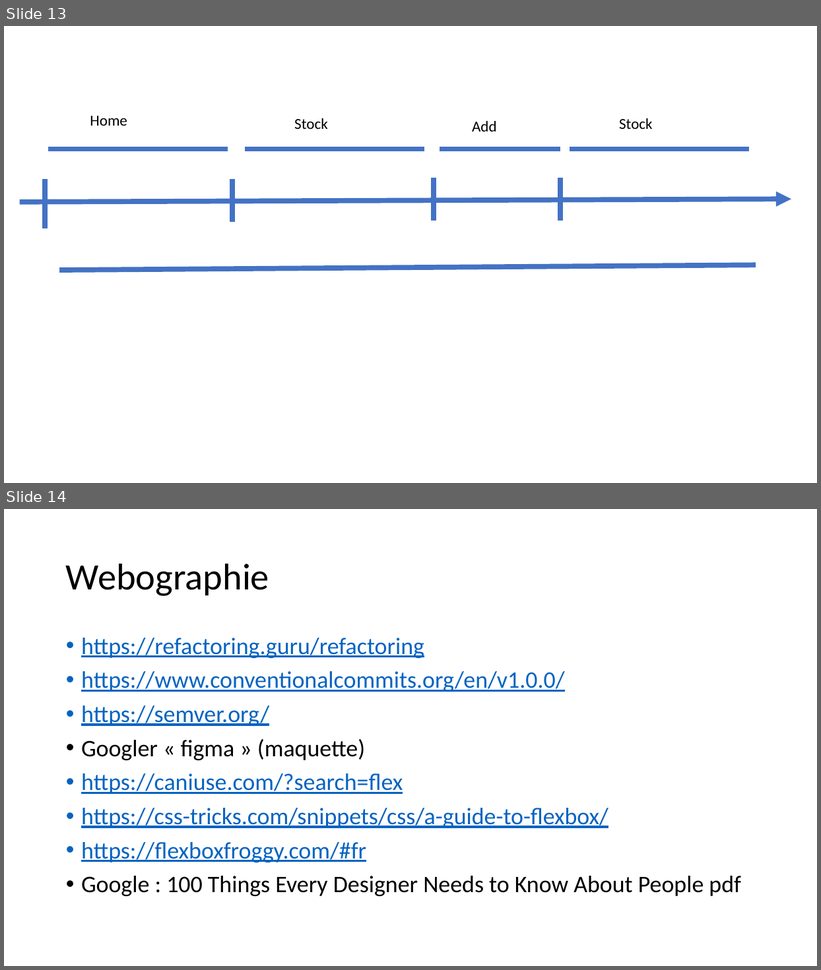
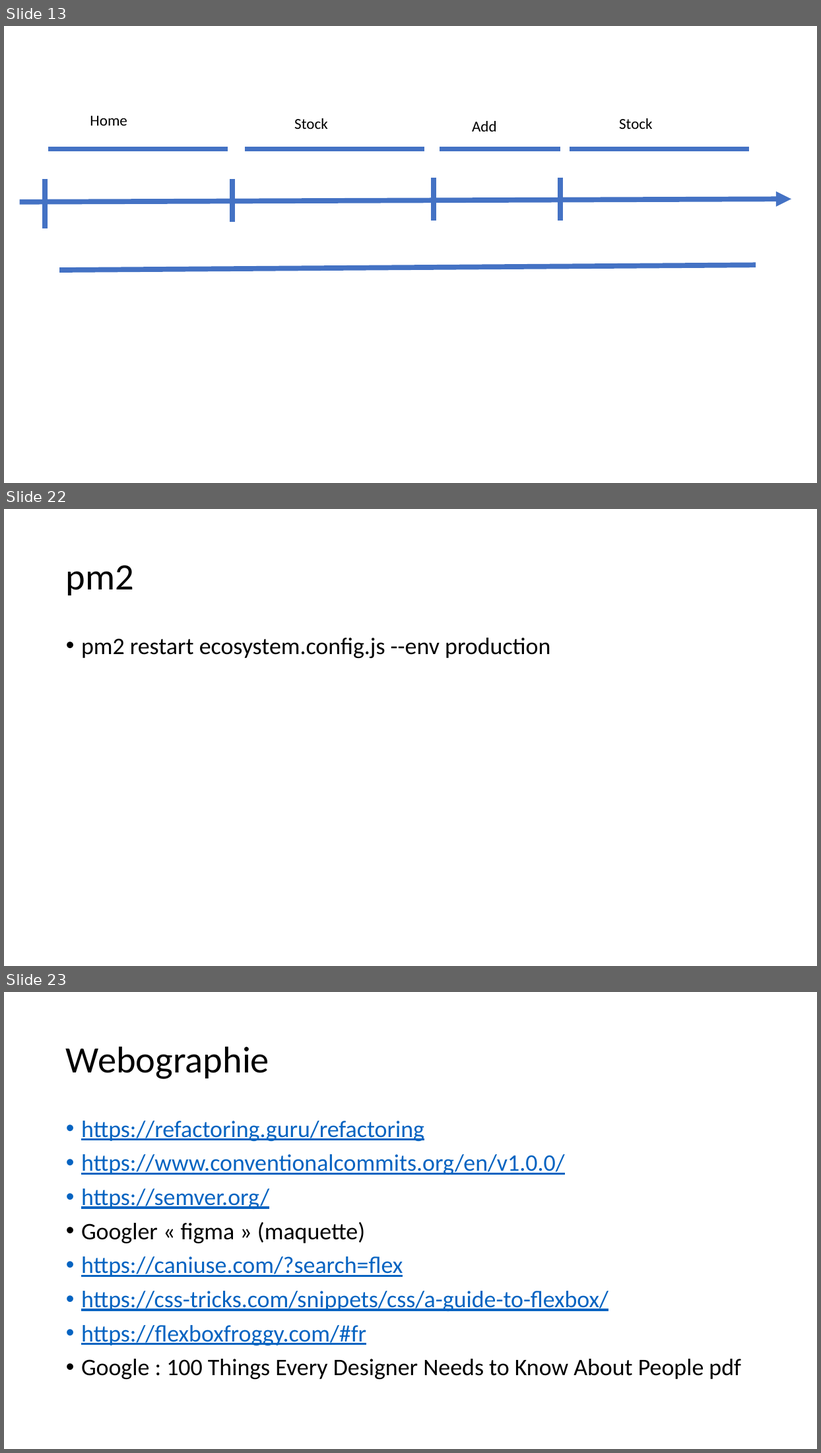
Before and after one commit to jlg-formation/fuj-juillet-2020, a slide deck: notes.pptx. Shown one above the other, each under a label of ours: slides 13 and 14 before the commit, slides 13, 22 and 23 after it; the slides between them are not shown. The pictures are 821x970 and 821x1453 pixels, drawn with LibreOffice and Linux fonts; fonts in the diff are those of the drawing. Boxes give left, top, right and bottom in pixels: in the first picture for what was removed or moved away, otherwise in the second. Text is boxed around its words. In the diff, an @@ line names an element or a change of style, - is before the commit and + after.

```diff
--- a/notes.pptx
+++ b/notes.pptx
@@ slide 22 added at [4, 509, 817, 966], background #FFFFFF @@
@@ title added at [66, 565, 134, 595], 44 pt, text #000000 @@
+pm2
@@ text added at [81, 638, 550, 658], 28 pt, text #000000 @@
+• pm2 restart ecosystem.config.js --env production
@@ what was slide 14 is now slide 23 @@
```
Also in this commit, not shown: 1 slide changed, 8 other slides added.
